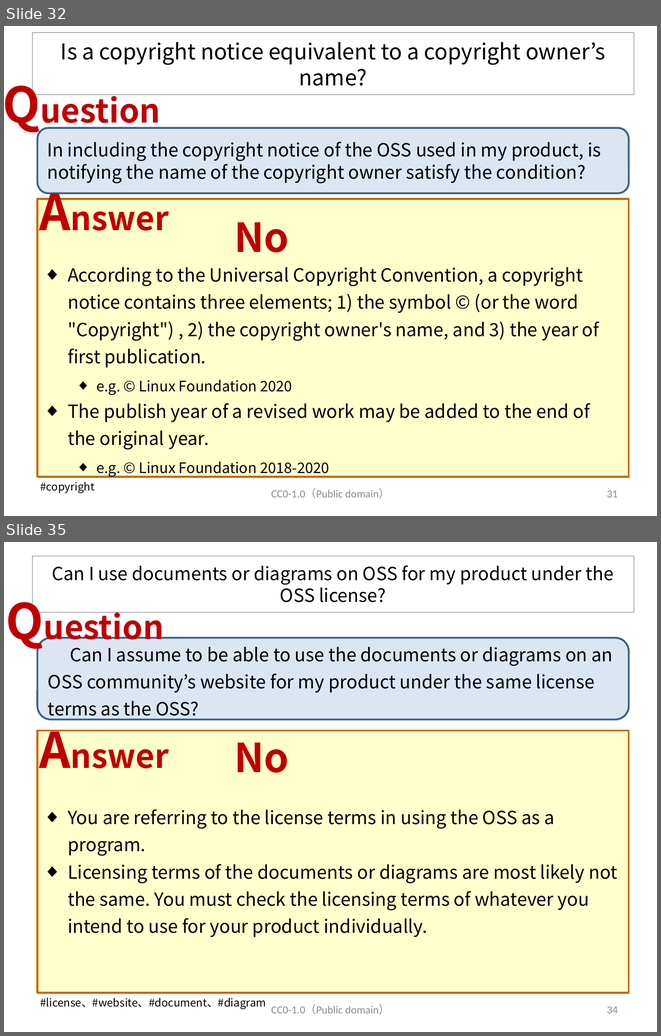
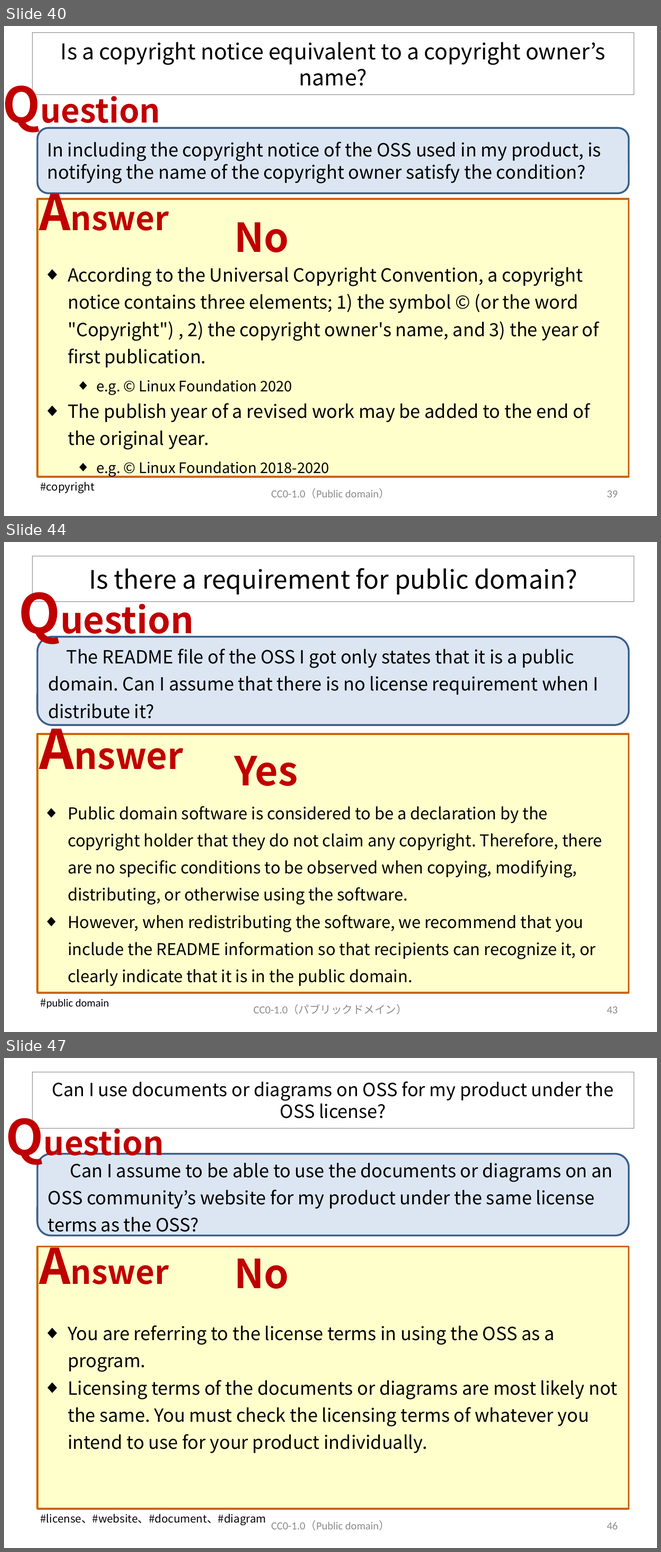
Before and after one commit to OpenChain-Project/OpenChain-JWG, a slide deck: Education_Material/FAQ/Misunderstandings_of_OSS_licenses_CC0.pptx. Shown one above the other, each under a label of ours: slides 32 and 35 before the commit, slides 40, 44 and 47 after it; the slides between them are not shown. The pictures are 661x1036 and 661x1552 pixels, drawn with LibreOffice and Linux fonts; fonts in the diff are those of the drawing. Boxes give left, top, right and bottom in pixels: in the first picture for what was removed or moved away, otherwise in the second. Text is boxed around its words. In the diff, an @@ line names an element or a change of style, - is before the commit and + after.

Commit message:
Frequent Misunderstandings of OSS licenses V6

```diff
--- a/Education_Material/FAQ/Misunderstandings_of_OSS_licenses_CC0.pptx
+++ b/Education_Material/FAQ/Misunderstandings_of_OSS_licenses_CC0.pptx
@@ slide 44 added at box(4, 542, 657, 1032), background #FFFFFF @@
@@ title added at box(32, 556, 634, 602), outline #808080 0.75 pt, 28 pt, text #000000 @@
+Is there a requirement for public domain?
@@ text added at box(12, 576, 212, 649), 40 pt, text #C00000, bold @@
+Question
@@ rounded rectangle added at box(37, 637, 629, 725), fill #DCE6F2, outline #3A5F8C 2 pt, 20 pt, text #000000 @@
+The README file of the OSS I got only states that it is a public domain. Can I assume that there is no license requirement when I distribute it?
@@ text added at box(33, 712, 204, 784), 40 pt, text #C00000, bold @@
+Answer
@@ rectangle added at box(37, 734, 629, 992), fill #FFFFCC, outline #CC6600 2 pt @@
@@ text added at box(234, 756, 298, 786), 44 pt, text #C00000, bold @@
+Yes
@@ text added at box(68, 806, 602, 986), 18 pt, text #000000 @@
+◆ Public domain software is considered to be a declaration by the copyright holder that they do not claim any copyright. Therefore, there are no specific conditions to be observed when copying, modifying, distributing, or otherwise using the software.
+◆ However, when redistributing the software, we recommend that you include the README information so that recipients can recognize it, or clearly indicate that it is in the public domain.
@@ text added at box(40, 998, 109, 1008), 12 pt, text #000000 @@
+#public domain
@@ text added at box(254, 1004, 407, 1014), 12 pt, text #8C8C8C @@
+CC0-1.0（パブリックドメイン）
@@ page number added at box(607, 1006, 618, 1013), 12 pt, text #8C8C8C @@
+43
@@ what was slide 32 is now slide 40 @@
@@ page number at box(607, 490, 618, 497): text changed @@
-31
+39
@@ what was slide 35 is now slide 47 @@
@@ page number at box(607, 1522, 618, 1529): text changed @@
-34
+46
```
Also in this commit, not shown: 22 slides changed, 12 other slides added.
